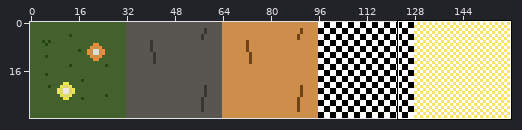
Sprite sheet -- resources/images/tilesspritesheet3Colors.png. Above: a wide view before the commit, with the close-up outlined.
Close-up. Before:
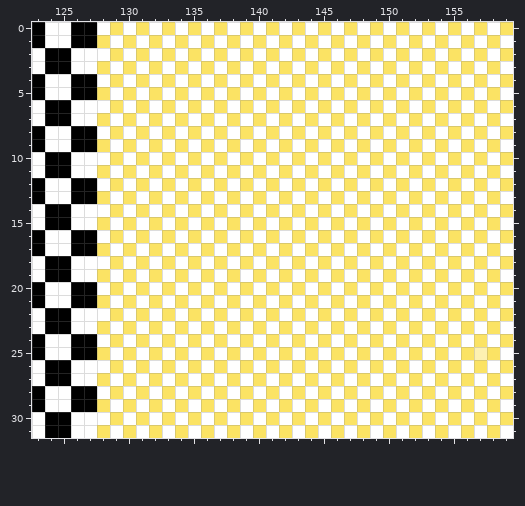
The file is 320x64 pixels, drawn in blocks of 2x2; one block is one cell here. Shown: x 123..159, y 0..31.
The result:
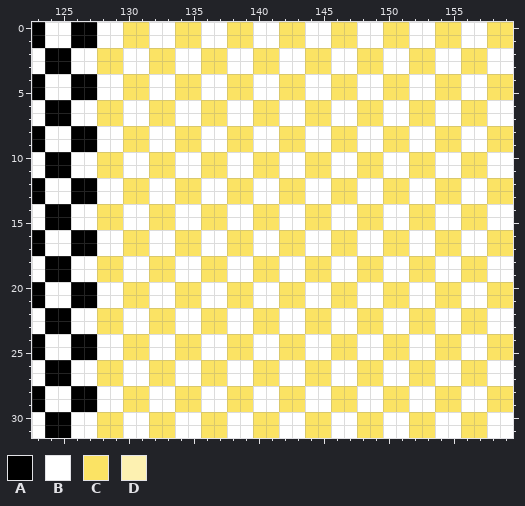
Palette (. is transparent): A #000000  B #ffffff  C #fbe364  D #fdf1b1
Message: changed chkeckpoint tile
From old to new:
@@ x 123..159 @@
- 0 ABBAABCBCBCBCBCBCBCBCBCBCBCBCBCBCBCBC
- 1 ABBAACBCBCBCBCBCBCBCBCBCBCBCBCBCBCBCB
- 2 BAABBBCBCBCBCBCBCBCBCBCBCBCBCBCBCBCBC
- 3 BAABBCBCBCBCBCBCBCBCBCBCBCBCBCBCBCBCB
- 4 ABBAABCBCBCBCBCBCBCBCBCBCBCBCBCBCBCBC
- 5 ABBAACBCBCBCBCBCBCBCBCBCBCBCBCBCBCBCB
- 6 BAABBBCBCBCBCBCBCBCBCBCBCBCBCBCBCBCBC
- 7 BAABBCBCBCBCBCBCBCBCBCBCBCBCBCBCBCBCB
- 8 ABBAABCBCBCBCBCBCBCBCBCBCBCBCBCBCBCBC
- 9 ABBAACBCBCBCBCBCBCBCBCBCBCBCBCBCBCBCB
-10 BAABBBCBCBCBCBCBCBCBCBCBCBCBCBCBCBCBC
-11 BAABBCBCBCBCBCBCBCBCBCBCBCBCBCBCBCBCB
-12 ABBAABCBCBCBCBCBCBCBCBCBCBCBCBCBCBCBC
-13 ABBAACBCBCBCBCBCBCBCBCBCBCBCBCBCBCBCB
-14 BAABBBCBCBCBCBCBCBCBCBCBCBCBCBCBCBCBC
-15 BAABBCBCBCBCBCBCBCBCBCBCBCBCBCBCBCBCB
-16 ABBAABCBCBCBCBCBCBCBCBCBCBCBCBCBCBCBC
-17 ABBAACBCBCBCBCBCBCBCBCBCBCBCBCBCBCBCB
-18 BAABBBCBCBCBCBCBCBCBCBCBCBCBCBCBCBCBC
-19 BAABBCBCBCBCBCBCBCBCBCBCBCBCBCBCBCBCB
-20 ABBAABCBCBCBCBCBCBCBCBCBCBCBCBCBCBCBC
-21 ABBAACBCBCBCBCBCBCBCBCBCBCBCBCBCBCBCB
-22 BAABBBCBCBCBCBCBCBCBCBCBCBCBCBCBCBCBC
-23 BAABBCBCBCBCBCBCBCBCBCBCBCBCBCBCBCBCB
-24 ABBAABCBCBCBCBCBCBCBCBCBCBCBCBCBCBCBC
-25 ABBAACBCBCBCBCBCBCBCBCBCBCBCBCBCBCDCB
-26 BAABBBCBCBCBCBCBCBCBCBCBCBCBCBCBCBCBC
-27 BAABBCBCBCBCBCBCBCBCBCBCBCBCBCBCBCBCB
-28 ABBAABCBCBCBCBCBCBCBCBCBCBCBCBCBCBCBC
-29 ABBAACBCBCBCBCBCBCBCBCBCBCBCBCBCBCBCB
-30 BAABBBCBCBCBCBCBCBCBCBCBCBCBCBCBCBCBC
-31 BAABBCBCBCBCBCBCBCBCBCBCBCBCBCBCBCBCB
+ 0 ABBAABBCCBBCCBBCCBBCCBBCCBBCCBBCCBBCC
+ 1 ABBAABBCCBBCCBBCCBBCCBBCCBBCCBBCCBBCC
+ 2 BAABBCCBBCCBBCCBBCCBBCCBBCCBBCCBBCCBB
+ 3 BAABBCCBBCCBBCCBBCCBBCCBBCCBBCCBBCCBB
+ 4 ABBAABBCCBBCCBBCCBBCCBBCCBBCCBBCCBBCC
+ 5 ABBAABBCCBBCCBBCCBBCCBBCCBBCCBBCCBBCC
+ 6 BAABBCCBBCCBBCCBBCCBBCCBBCCBBCCBBCCBB
+ 7 BAABBCCBBCCBBCCBBCCBBCCBBCCBBCCBBCCBB
+ 8 ABBAABBCCBBCCBBCCBBCCBBCCBBCCBBCCBBCC
+ 9 ABBAABBCCBBCCBBCCBBCCBBCCBBCCBBCCBBCC
+10 BAABBCCBBCCBBCCBBCCBBCCBBCCBBCCBBCCBB
+11 BAABBCCBBCCBBCCBBCCBBCCBBCCBBCCBBCCBB
+12 ABBAABBCCBBCCBBCCBBCCBBCCBBCCBBCCBBCC
+13 ABBAABBCCBBCCBBCCBBCCBBCCBBCCBBCCBBCC
+14 BAABBCCBBCCBBCCBBCCBBCCBBCCBBCCBBCCBB
+15 BAABBCCBBCCBBCCBBCCBBCCBBCCBBCCBBCCBB
+16 ABBAABBCCBBCCBBCCBBCCBBCCBBCCBBCCBBCC
+17 ABBAABBCCBBCCBBCCBBCCBBCCBBCCBBCCBBCC
+18 BAABBCCBBCCBBCCBBCCBBCCBBCCBBCCBBCCBB
+19 BAABBCCBBCCBBCCBBCCBBCCBBCCBBCCBBCCBB
+20 ABBAABBCCBBCCBBCCBBCCBBCCBBCCBBCCBBCC
+21 ABBAABBCCBBCCBBCCBBCCBBCCBBCCBBCCBBCC
+22 BAABBCCBBCCBBCCBBCCBBCCBBCCBBCCBBCCBB
+23 BAABBCCBBCCBBCCBBCCBBCCBBCCBBCCBBCCBB
+24 ABBAABBCCBBCCBBCCBBCCBBCCBBCCBBCCBBCC
+25 ABBAABBCCBBCCBBCCBBCCBBCCBBCCBBCCBBCC
+26 BAABBCCBBCCBBCCBBCCBBCCBBCCBBCCBBCCBB
+27 BAABBCCBBCCBBCCBBCCBBCCBBCCBBCCBBCCBB
+28 ABBAABBCCBBCCBBCCBBCCBBCCBBCCBBCCBBCC
+29 ABBAABBCCBBCCBBCCBBCCBBCCBBCCBBCCBBCC
+30 BAABBCCBBCCBBCCBBCCBBCCBBCCBBCCBBCCBB
+31 BAABBCCBBCCBBCCBBCCBBCCBBCCBBCCBBCCBB
Boxes around the changes in both close-ups, in picture pixels (x1, y1, x2, y2):
changed: (97, 22, 513, 438)
